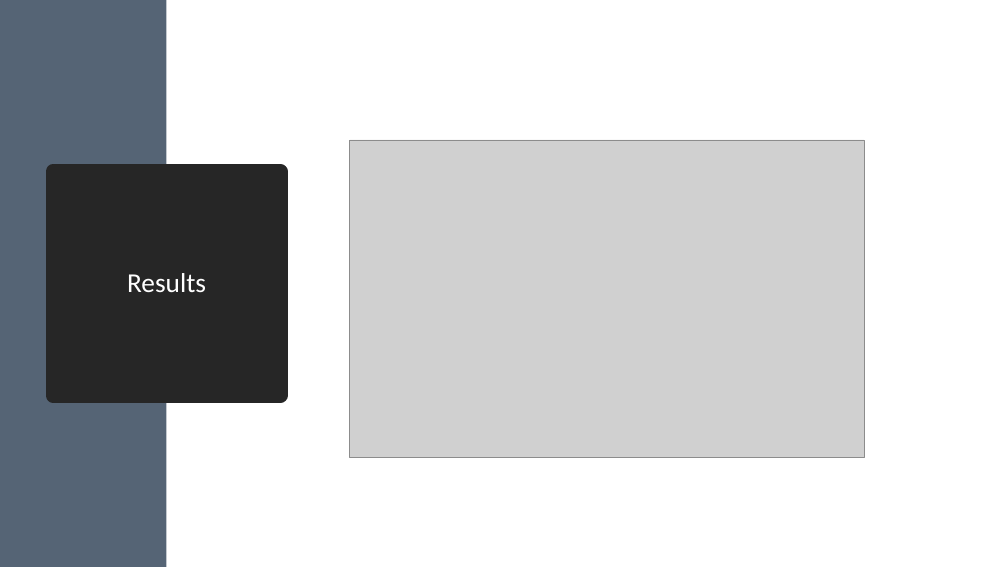
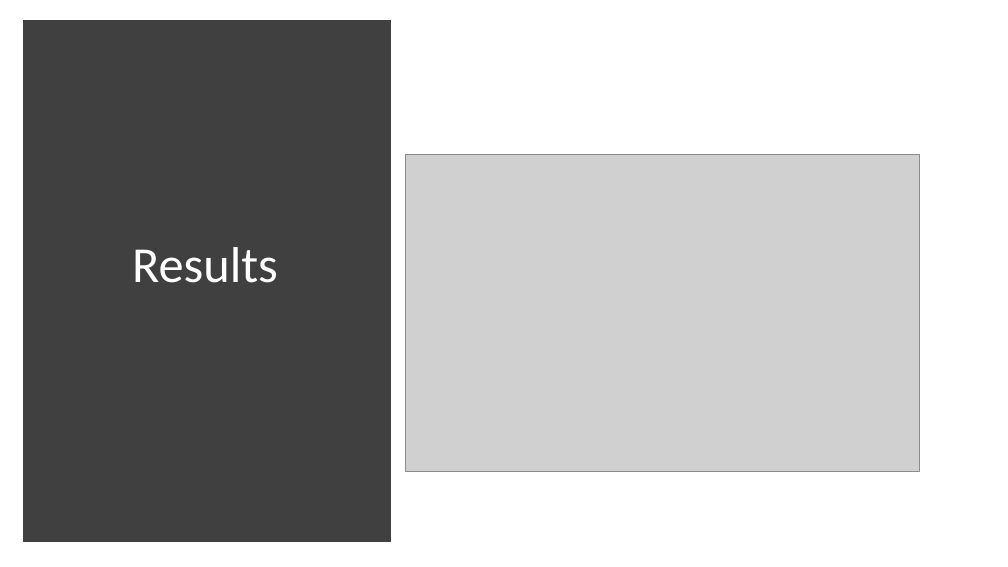
Before and after one commit to lleuch18/P9, a slide deck: slide 11 of Eksamensforberedelse/Fremlæggelse.pptx. Drawn at 1008x567 pixels with LibreOffice and Linux fonts; fonts in the diff are those of the drawing; grey boxes stand for pictures. Boxes give left, top, right and bottom in pixels: in the first picture for what was removed or moved away, otherwise in the second. Text is boxed around its words. In the diff, an @@ line names an element or a change of style, - is before the commit and + after.

```diff
--- a/Eksamensforberedelse/Fremlæggelse.pptx
+++ b/Eksamensforberedelse/Fremlæggelse.pptx
@@ rectangle removed at (x1=0, y1=0, x2=166, y2=567) @@
@@ rectangle added at (x1=28, y1=26, x2=386, y2=537), fill #404040, outline #404040 10 pt @@
@@ title "Results" resized from (x1=53, y1=172, x2=281, y2=395) to (x1=61, y1=61, x2=349, y2=472) @@
@@ title "Results" at (x1=61, y1=61, x2=349, y2=472): size 26 to 48 pt; fill #262626 to none; outline #262626 13.75 pt to none @@
@@ picture moved from (x1=350, y1=140, x2=864, y2=457) to (x1=405, y1=154, x2=920, y2=472) @@
```
Also in this commit, not shown: 10 other slides changed, 14 slides added, 3 slides removed, 4 other files.
